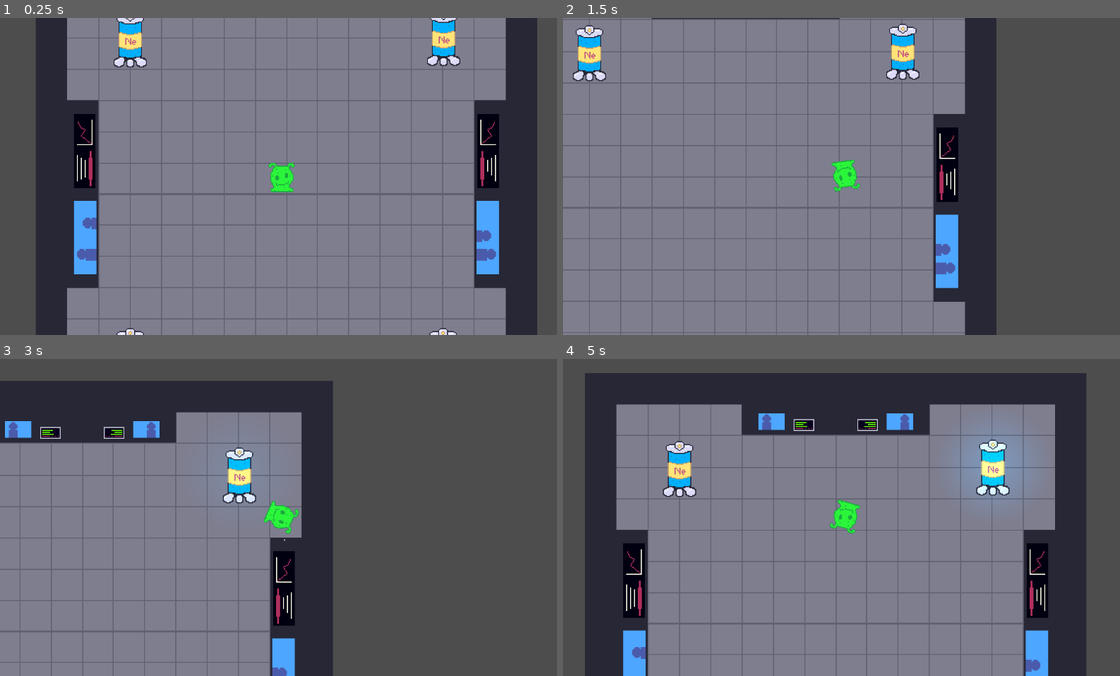
Above: before the commit, frames 1-4 (two rows, left to right).
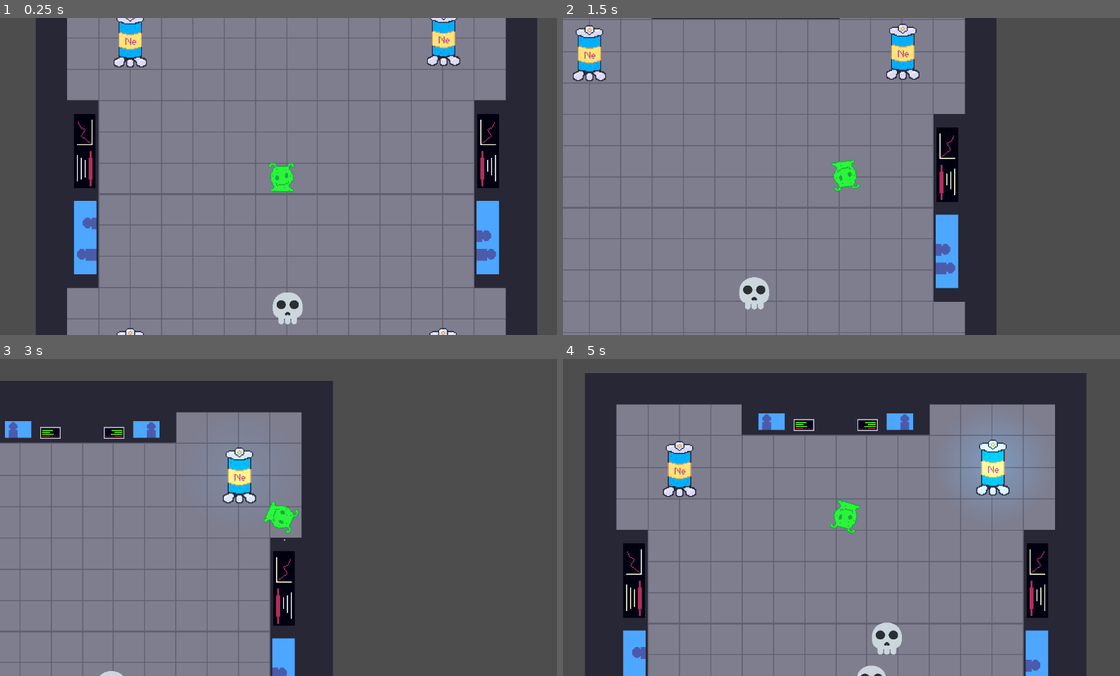
Above: after the commit, the same moments.

Repository: ACM-Game-Dev/FullyhacksSpring2024
Game: Godot game, scene res://map.tscn
The game is run twice, just before and just after one commit, with the same random seed, the same clock (stepped at 60 frames per second) and the same inputs.
Inputs (mouse positions are in pixels of both pictures, inside the frame that each line leads up to):
- Up to frame 1 (0.25 s): no input
- Up to frame 2 (1.5 s): move the mouse to (969, 160) at 0.52 s; hold D (move_right) 0.53-1.28 s; click (969, 160) at 0.67 s; move the mouse to (730, 192) at 1.27 s; hold W (move_down) from 1.28 s (still down)
- Up to frame 3 (3 s): move the mouse to (339, 447) at 2.02 s; release W (move_down) at 2.03 s; hold D (move_right) 2.03-2.78 s; move the mouse to (256, 580) at 2.77 s; hold S (move_up) from 2.78 s (still down); click (256, 580) at 2.92 s
- Up to frame 4 (5 s): move the mouse to (1014, 565) at 3.52 s; release S (move_up) at 3.53 s; hold A (move_left) from 3.53 s (still down); move the mouse to (674, 469) at 4.27 s

The runs differ from the first frame. In frame 1, 0.4% of the frame differs, in the area x 48-55%, y 86-97%; in frame 2, 0.4%; in frame 3, less than 0.1%; in frame 4, 0.6%, in the area x 52-61%, y 83-100%.

Commit message:
Added melee spawns

Diff:
--- a/FullyHacks/GameManager.gd
+++ b/FullyHacks/GameManager.gd
@@ -1,24 +1,47 @@
 extends Node2D
 
 const SPAWN_LOCATIONS = {
-	spawn_one = Vector2()
+	spawn_left = Vector2(-276,0),
+	spawn_right = Vector2(270,0),
+	spawn_top = Vector2(0,-270),
+	spawn_bottom = Vector2(0,270),
 }
 
-var spawn_delay = 20
+var spawn_delay = 2
 
 var time = 0
-var time_since_spawn = spawn_delay - 5
+var time_since_spawn = spawn_delay
 var difficulty = 1
 var time_speed = 0.1
 
+var melee_enemy = preload("res://Melee.tscn")
 
 func check_spawn_monster():
 	if time_since_spawn >= spawn_delay:
 		spawn_robots()
 		time_since_spawn = 0
 
+func choose_spawn(val):
+	if val < 0.25:
+		return SPAWN_LOCATIONS.spawn_left
+	elif val < 0.50:
+		return SPAWN_LOCATIONS.spawn_right
+	elif val < 0.75:
+		return SPAWN_LOCATIONS.spawn_top
+	elif val < 1:
+		return SPAWN_LOCATIONS.spawn_bottom
+
 func spawn_robots():
 	print("SPAWNED ROBOTS")
+	for i in range(difficulty):
+		var new_spawn = melee_enemy.instantiate()
+		add_child(new_spawn)
+		var rand = randf()
+		var spawn_pos = choose_spawn(rand)
+		new_spawn.global_position = spawn_pos
+
+
+
 
 func increase_time_speed():
 	time_speed += 0.1
@@ -32,6 +55,10 @@
 func _on_time_increment_timeout():
 	time += time_speed
 	time_since_spawn += time_speed
+
+	difficulty = round((time / 20) + 1)
+	print(difficulty)
+
 	#print(time)
 
 func _process(delta):
--- a/FullyHacks/Melee_Logic.gd
+++ b/FullyHacks/Melee_Logic.gd
@@ -2,8 +2,8 @@
 
 var SPEED = 50
 var gravity = ProjectSettings.get_setting("physics/2d/default_gravity")
-@onready var player = %Player
-@onready var game = player.get_parent()
+@onready var game = get_parent()
+@onready var player = game.get_node("Player")
 var direction
 @onready var health = 50 + (10 * (game.difficulty - 1))
 @onready var attack = 1 + (1 * (game.difficulty -1))
--- a/FullyHacks/MrSuck.gd
+++ b/FullyHacks/MrSuck.gd
@@ -7,8 +7,8 @@
 var charged = false
 var closest_spire = null
 var attacking = false
-@onready var player = %Player
-@onready var game = player.get_parent()
+@onready var game = get_tree().get_root().get_node("Map")
+@onready var player = game.get_node("Player")
 @onready var health = 50 + (10 * (game.difficulty - 1))
 @onready var attack = 2 + (2 * (game.difficulty -1))
 @onready var spires = %Spires
@@ -21,27 +21,30 @@
 # Called when the node enters the scene tree for the first time.
 func _ready():
 	#populate_points()
+	print(get_tree().get_root())
 	pass
 
 
 # Called every frame. 'delta' is the elapsed time since the previous frame.
 func _process(delta):
-	find_player()
-	if chase:
-		direction = (closest_spire.global_position - self.global_position).normalized()
-		velocity.x = direction.x * SPEED
-		velocity.y = direction.y * SPEED
-	elif charged:
-		direction = (player.global_position - self.global_position).normalized()
-		velocity.x = direction.x * SPEED
-		velocity.y = direction.y * SPEED
-	else:
-		velocity.x = 0
-		velocity.y = 0
-	if attacking:
-		damage_player()
-		print (player.energy)
-	move_and_slide()
+	if closest_spire == null:
+		find_player()
+	else:w
+		if chase:
+			direction = (closest_spire.global_position - self.global_position).normalized()
+			velocity.x = direction.x * SPEED
+			velocity.y = direction.y * SPEED
+		elif charged:
+			direction = (player.global_position - self.global_position).normalized()
+			velocity.x = direction.x * SPEED
+			velocity.y = direction.y * SPEED
+		else:
+			velocity.x = 0
+			velocity.y = 0
+		if attacking:
+			damage_player()
+			print (player.energy)
+		move_and_slide()
 
 
 
--- a/FullyHacks/Spire2D.gd
+++ b/FullyHacks/Spire2D.gd
@@ -41,7 +41,7 @@
 		charge -= CHARGE_FALLOFF_RATE
 		global_charge -= CHARGE_FALLOFF_RATE
 		global.collective_charge -= CHARGE_FALLOFF_RATE
-	print(global_charge)
+	#print(global_charge)
 
 
 
--- a/FullyHacks/map.tscn
+++ b/FullyHacks/map.tscn
@@ -240,4 +240,7 @@
 [node name="Spire4" parent="Spires" instance=ExtResource("2_yeweq")]
 position = Vector2(326, 358)
 
+[node name="Node2D" type="Node2D" parent="."]
+position = Vector2(9, -270)
+
 [connection signal="timeout" from="TimeIncrement" to="." method="_on_time_increment_timeout"]
Not shown: 1 places in FullyHacks/MrSuck.tscn that only renumber resources
